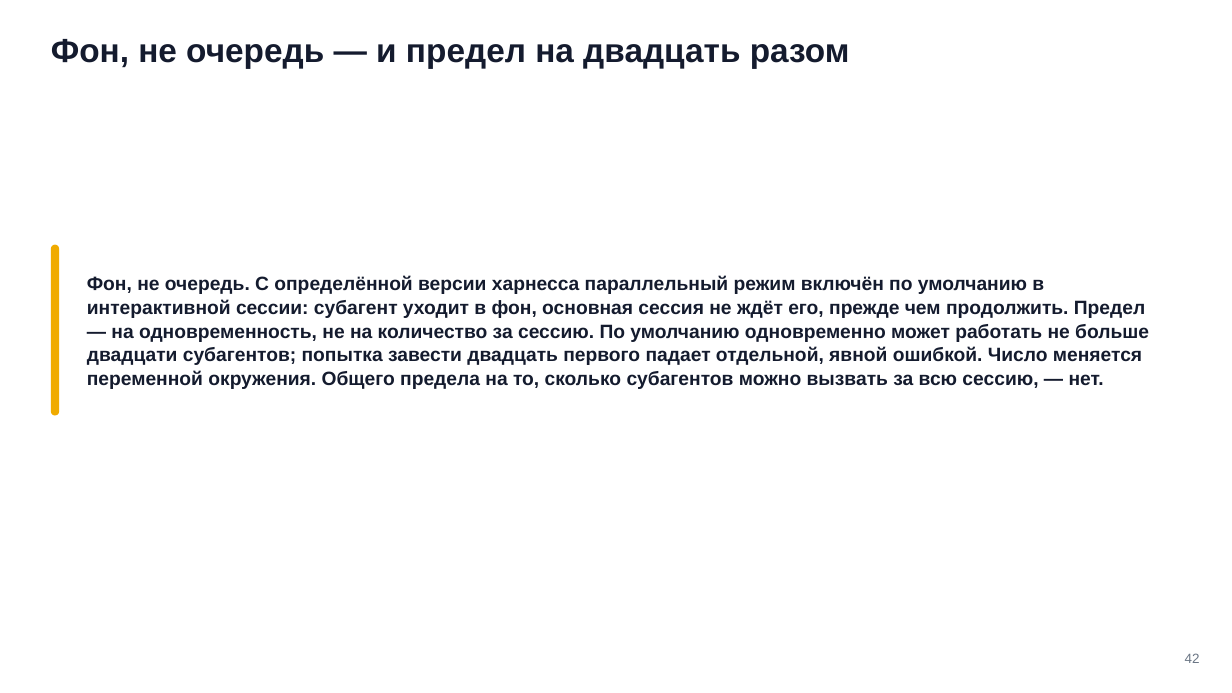
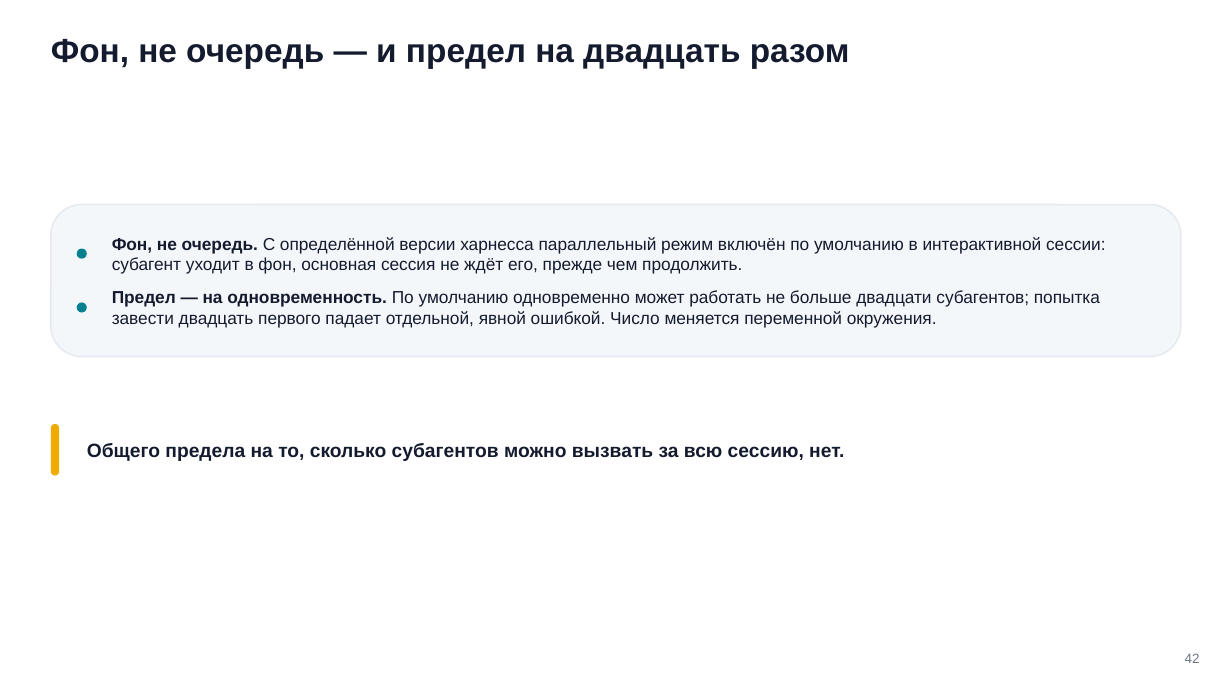
Before and after one commit to tellina-study/AI-usage-lessons, a slide deck: slide 42 of library/seminars/sem-06/rendered/sem-06.pptx. Drawn at 1232x693 pixels with LibreOffice and Linux fonts; fonts in the diff are those of the drawing. Boxes give left, top, right and bottom in pixels: in the first picture for what was removed or moved away, otherwise in the second. Text is boxed around its words. In the diff, an @@ line names an element or a change of style, - is before the commit and + after.

Commit message:
#225 Семинар 6: пять находок сведения закрыты — подсказка от первого лица снята с экрана, повтор на n48, жирные абзацы разверстаны, заметка n31 читается без слайда, заголовок n44 утверждением; починен фронтматтер literary-editor (tools: All tools давало ноль инструментов)

```diff
--- a/library/seminars/sem-06/rendered/sem-06.pptx
+++ b/library/seminars/sem-06/rendered/sem-06.pptx
@@ rounded rectangle added at <box>51,204,1181,357</box>, fill #F4F7FA, outline #E5EAF0 1.2 pt @@
@@ text added at <box>112,237,1105,274</box>, 13.5 pt, text #141B2E @@
+Фон, не очередь. С определённой версии харнесса параллельный режим включён по умолчанию в интерактивной сессии: субагент уходит в фон, основная сессия не ждёт его, прежде чем продолжить.
@@ rounded rectangle removed at <box>51,245,59,416</box> @@
@@ rounded rectangle added at <box>77,249,87,259</box>, fill #028090 @@
@@ text at <box>112,290,1100,328</box>: text changed; size 15 to 13.5 pt; bold off @@
-Фон, не очередь. С определённой версии харнесса параллельный режим включён по умолчанию в интерактивной сессии: субагент уходит в фон, основная сессия не ждёт его, прежде чем продолжить. Предел — на одновременность, не на количество за сессию. По умолчанию одновременно может работать не больше двадцати субагентов; попытка завести двадцать первого падает отдельной, явной ошибкой. Число меняется переменной окружения. Общего предела на то, сколько субагентов можно вызвать за всю сессию, — нет.
+Предел — на одновременность. По умолчанию одновременно может работать не больше двадцати субагентов; попытка завести двадцать первого падает отдельной, явной ошибкой. Число меняется переменной окружения.
@@ rounded rectangle added at <box>77,302,87,312</box>, fill #028090 @@
@@ rounded rectangle added at <box>51,424,59,476</box>, fill #F0AB00 @@
@@ text added at <box>87,443,844,461</box>, 15 pt, text #141B2E, bold @@
+Общего предела на то, сколько субагентов можно вызвать за всю сессию, нет.
```
Also in this commit, not shown: 6 other slides changed, 15 other files.
